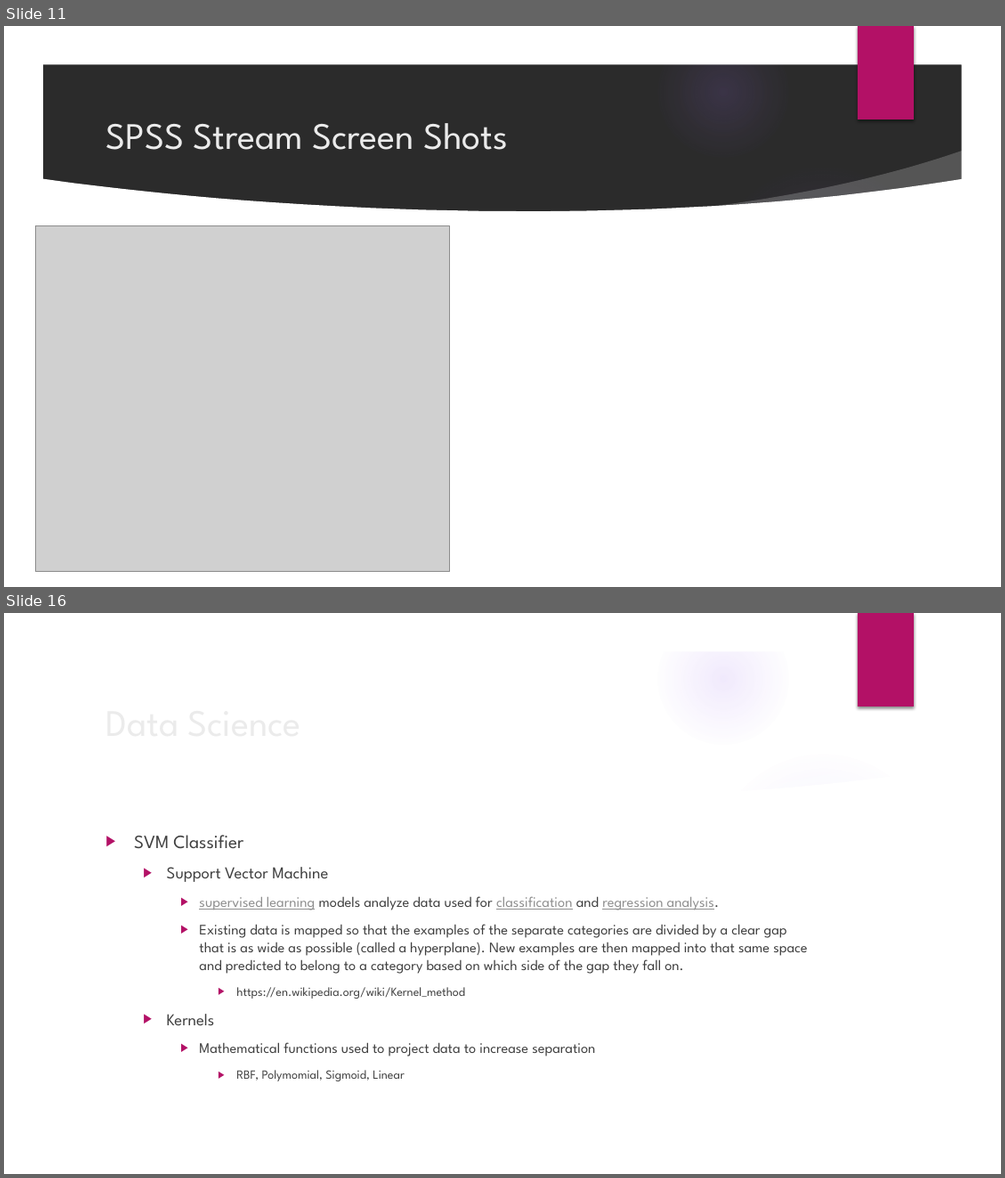
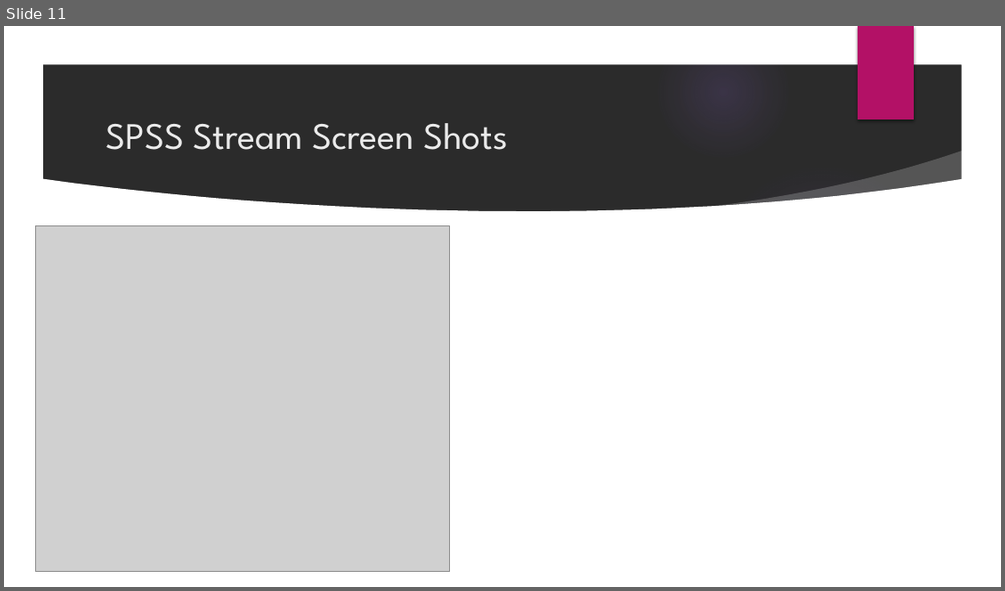
Before and after one commit to GregSimpson/SupportVectorMachine-CancerClassification, a slide deck: docs/gsimpson-CapstonePresentation.pptx. Shown one above the other, each under a label of ours: slides 11 and 16 before the commit, slide 11 after it; the slides between them are not shown. The pictures are 1005x1178 and 1005x591 pixels, drawn with LibreOffice and Linux fonts; fonts in the diff are those of the drawing; grey boxes stand for pictures; background and template pictures are left out; a plain dark background stands for a picture behind light text. Boxes give left, top, right and bottom in pixels: in the first picture for what was removed or moved away, otherwise in the second. Text is boxed around its words. In the diff, an @@ line names an element or a change of style, - is before the commit and + after.

```diff
--- a/docs/gsimpson-CapstonePresentation.pptx
+++ b/docs/gsimpson-CapstonePresentation.pptx
@@ slide 16 removed at (4,613,1001,1174), background picture (left out); not listed: 9 template elements that a slide beside it also shows @@
@@ title removed at (98,692,815,750) @@
-Data Science
@@ text removed at (134,835,807,1081) @@
-▶ SVM Classifier
-  ▶ Support Vector Machine
-    ▶ supervised learning models analyze data used for classification and regression analysis.
-    ▶ Existing data is mapped so that the examples of the separate categories are divided by a clear gap that is as wide as possible (called a hyperplane). New examples are then mapped into that same space and predicted to belong to a category based on which side of the gap they fall on.
-      ▶ https://en.wikipedia.org/wiki/Kernel_method
-  ▶ Kernels
-    ▶ Mathematical functions used to project data to increase separation
-      ▶ RBF, Polymomial, Sigmoid, Linear
```
Also in this commit, not shown: 9 slides changed, 1 other slide removed, 1 other file.
